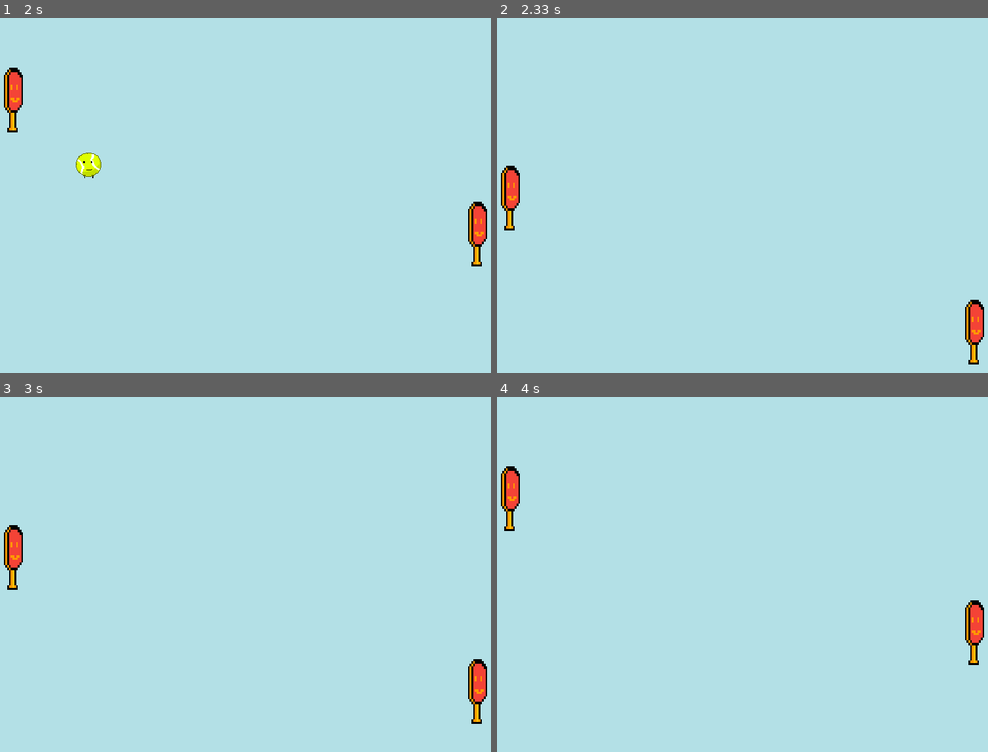
Above: before the commit, frames 1-4 (two rows, left to right).
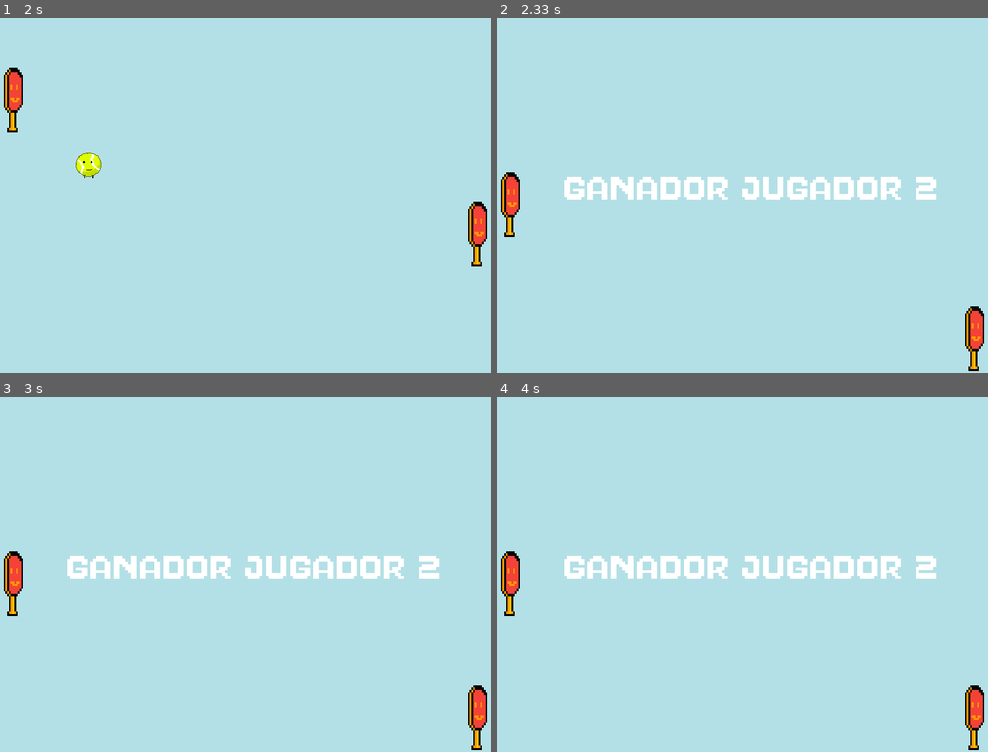
Above: after the commit, the same moments.

Repository: Amable-Loca/Ping_Pong.pygame
Game: pygame game, started from ping_pong.py
Same seed, same stepped clock (60 frames per second), same inputs: the game is played once before the commit and once after it.
Inputs:
- Up to frame 1 (2 s): hold Down 0.33-0.8 s; hold Up 0.83-1.2 s; hold W 0.83-1.2 s; hold Down 1.23-1.6 s; hold S 1.23-1.6 s; hold Up 1.63-1.93 s; hold W 1.63-1.93 s; hold Down from 1.97 s (still down); hold S from 1.97 s (still down)
- Up to frame 2 (2.33 s): release Down at 2.27 s; release S at 2.27 s; hold Up from 2.3 s (still down); hold W from 2.3 s (still down)
- Up to frame 3 (3 s): release Up at 2.67 s; release W at 2.67 s; hold Down from 2.7 s (still down); hold S from 2.7 s (still down)
- Up to frame 4 (4 s): release Down at 3.07 s; release S at 3.07 s; hold Up 3.1-3.4 s; hold W 3.1-3.4 s; hold Down 3.43-3.73 s; hold S 3.43-3.73 s; hold Up from 3.77 s (still down); hold W from 3.77 s (still down)

Frame 1 is identical in both runs. In frame 2, 3.4% of the frame differs, in the area x 0-100%, y 41-100%; in frame 3, 4.2%; in frame 4, 4.9%, in the area x 0-100%, y 19-100%.

Commit message:
Update ping_pong.py
agrege las victorias para el jugador dos

Diff:
--- a/ping_pong.py
+++ b/ping_pong.py
@@ -89,6 +89,11 @@
             screen.blit(win_p1, (100, 250))
             finish = True
 
+        if pelota.rect.x <= -50:
+            win_p2 = font_1.render('GANADOR JUGADOR 2', 1, BLANCO)
+            screen.blit(win_p2, (100, 250))
+            finish = True
+
     display.update()
     clok.tick(FPS)
 
